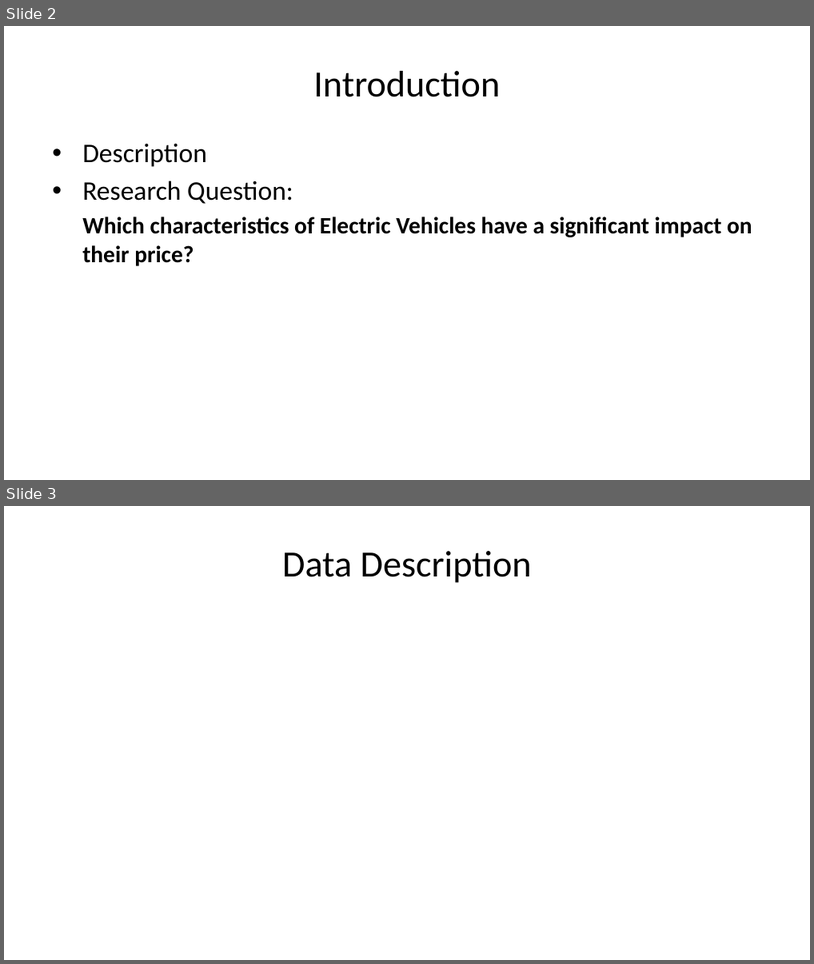
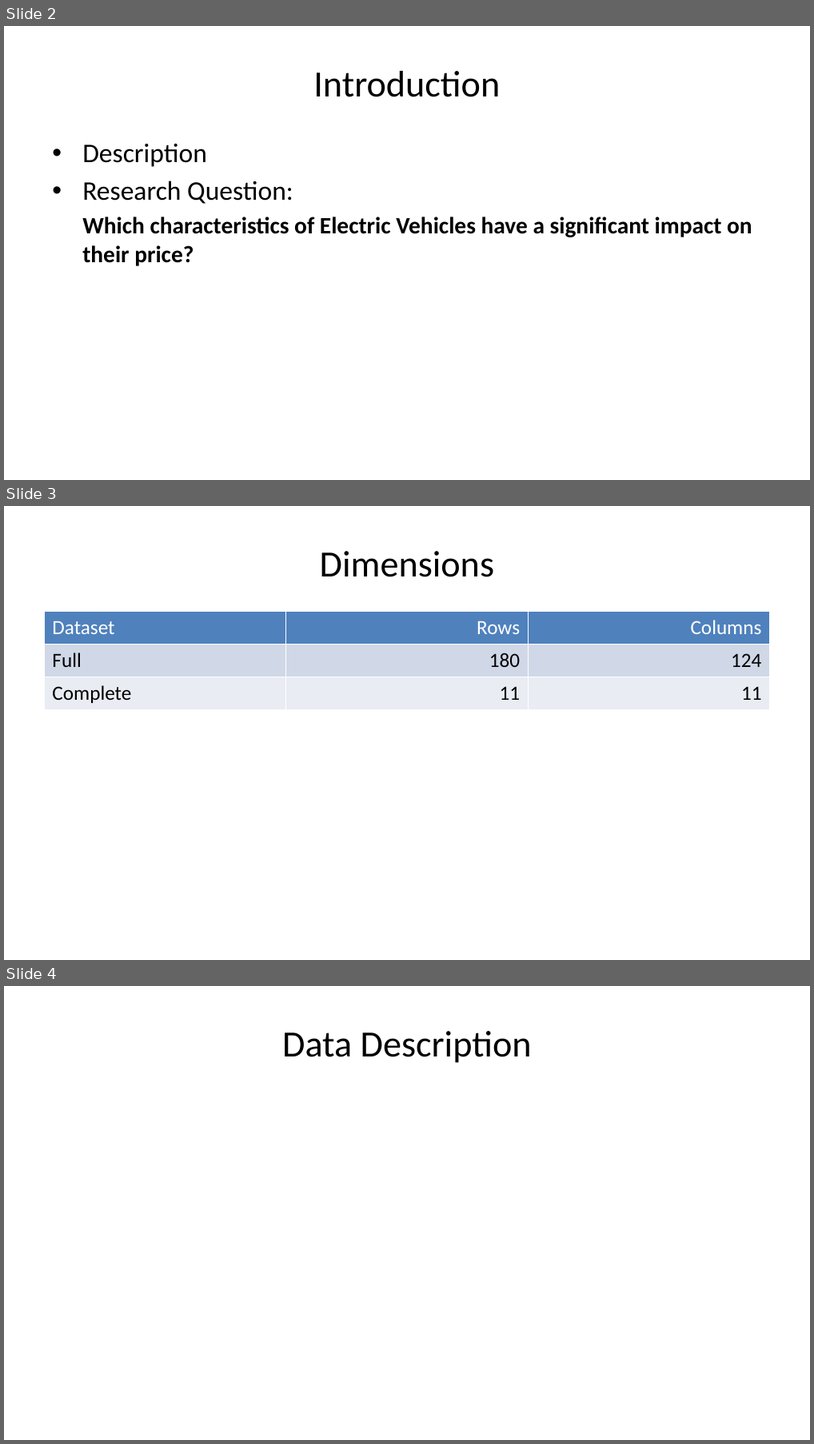
Before and after one commit to KFCervantes/STAT632_ProjectEV, a slide deck: presentation.pptx. Shown one above the other, each under a label of ours: slides 2 and 3 before the commit, slides 2, 3 and 4 after it. The pictures are 814x964 and 814x1444 pixels, drawn with LibreOffice and Linux fonts; fonts in the diff are those of the drawing. Boxes give left, top, right and bottom in pixels: in the first picture for what was removed or moved away, otherwise in the second. Text is boxed around its words. In the diff, an @@ line names an element or a change of style, - is before the commit and + after.

Commit message:
added slide for dimensions

```diff
--- a/presentation.pptx
+++ b/presentation.pptx
@@ slide 3 added at (4,506,810,960), background #FFFFFF @@
@@ title added at (320,551,494,577), 33 pt, text #000000 @@
+Dimensions
@@ table added at (44,612,770,911), 3 rows, 3 columns @@
+Dataset | Rows | Columns
+Full | 180 | 124
+Complete | 11 | 11
@@ what was slide 3 is now slide 4 @@
```
Also in this commit, not shown: 1 other slide added, 1 other file.
